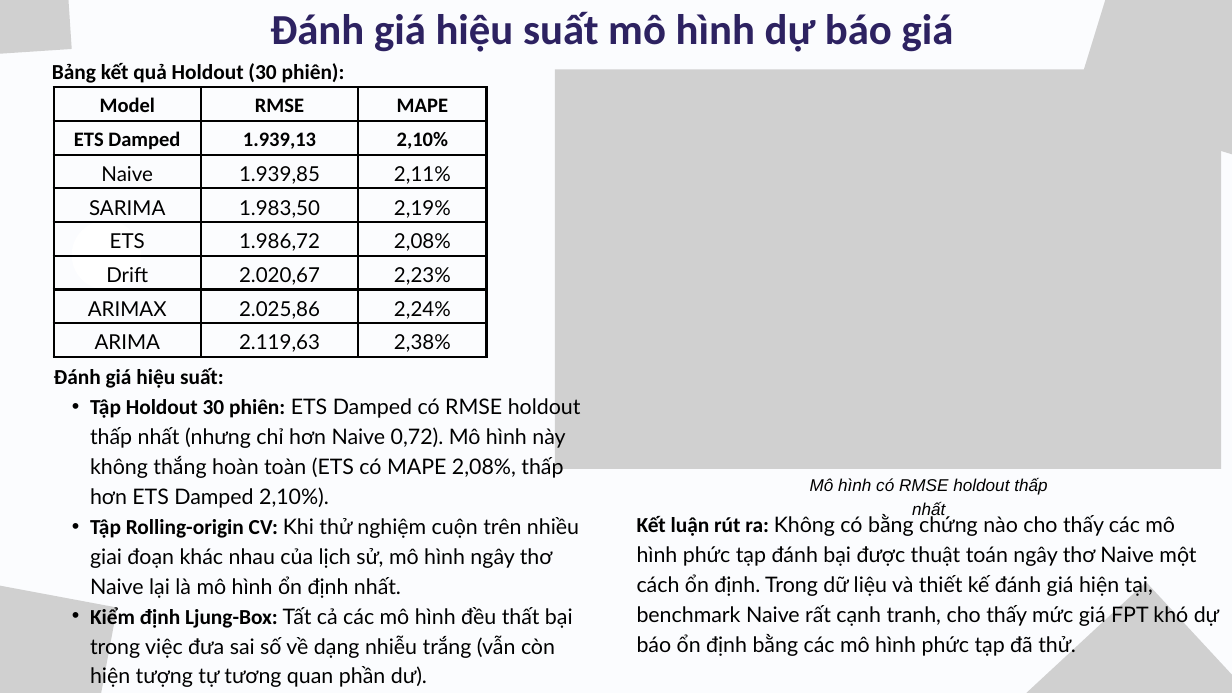
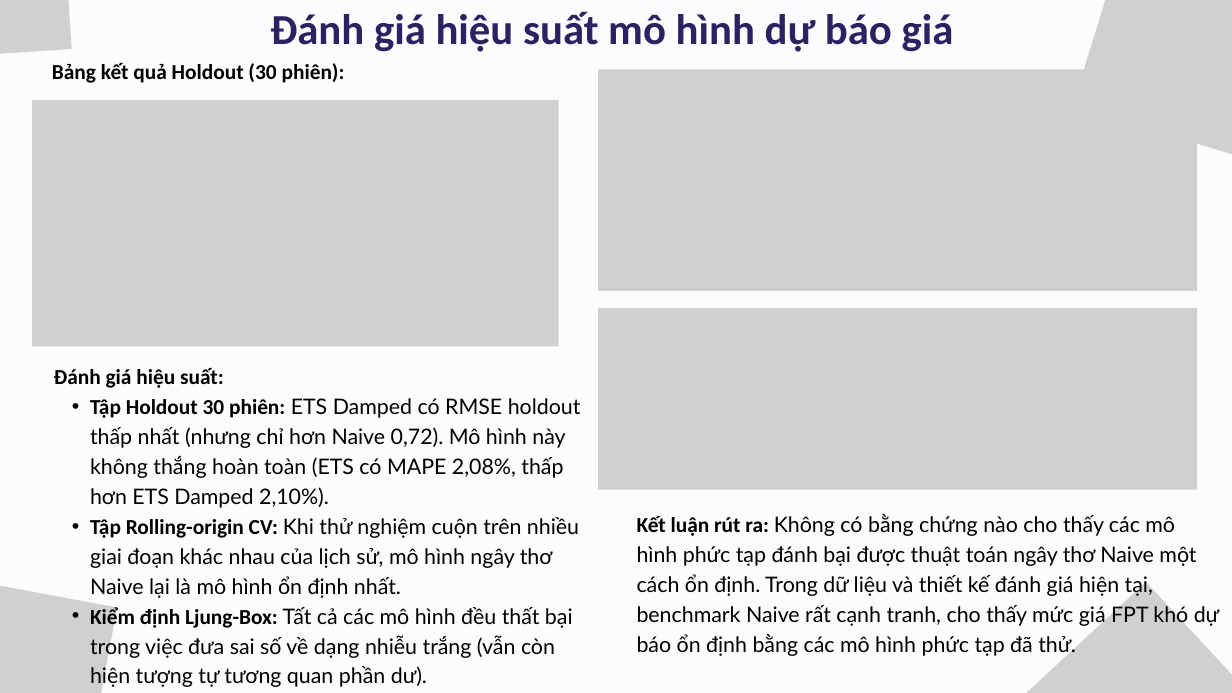
Before and after one commit to ledanghoanganh/fpt-stock-analysis-with-R-programming-language, a slide deck: slide 9 of presentation/bao_cao_demo.pptx. Drawn at 1232x693 pixels with LibreOffice and Linux fonts; fonts in the diff are those of the drawing; grey boxes stand for pictures. Boxes give left, top, right and bottom in pixels: in the first picture for what was removed or moved away, otherwise in the second. Text is boxed around its words. In the diff, an @@ line names an element or a change of style, - is before the commit and + after.

```diff
--- a/presentation/bao_cao_demo.pptx
+++ b/presentation/bao_cao_demo.pptx
@@ table removed at (54,87,487,357), 8 rows, 3 columns @@
-Model | RMSE | MAPE
-ETS Damped | 1.939,13 | 2,10%
-Naive | 1.939,85 | 2,11%
-SARIMA | 1.983,50 | 2,19%
-ETS | 1.986,72 | 2,08%
-Drift | 2.020,67 | 2,23%
-ARIMAX | 2.025,86 | 2,24%
-ARIMA | 2.119,63 | 2,38%
@@ picture removed at (555,69,1221,469) @@
@@ picture added at (598,69,1197,291) @@
@@ picture added at (32,100,559,346) @@
@@ freeform shape removed at (71,221,141,290) @@
@@ picture added at (598,308,1197,490) @@
@@ text removed at (810,478,1047,519) @@
-Mô hình có RMSE holdout thấp nhất
```
Also in this commit, not shown: 6 other slides changed, 32 other files.
